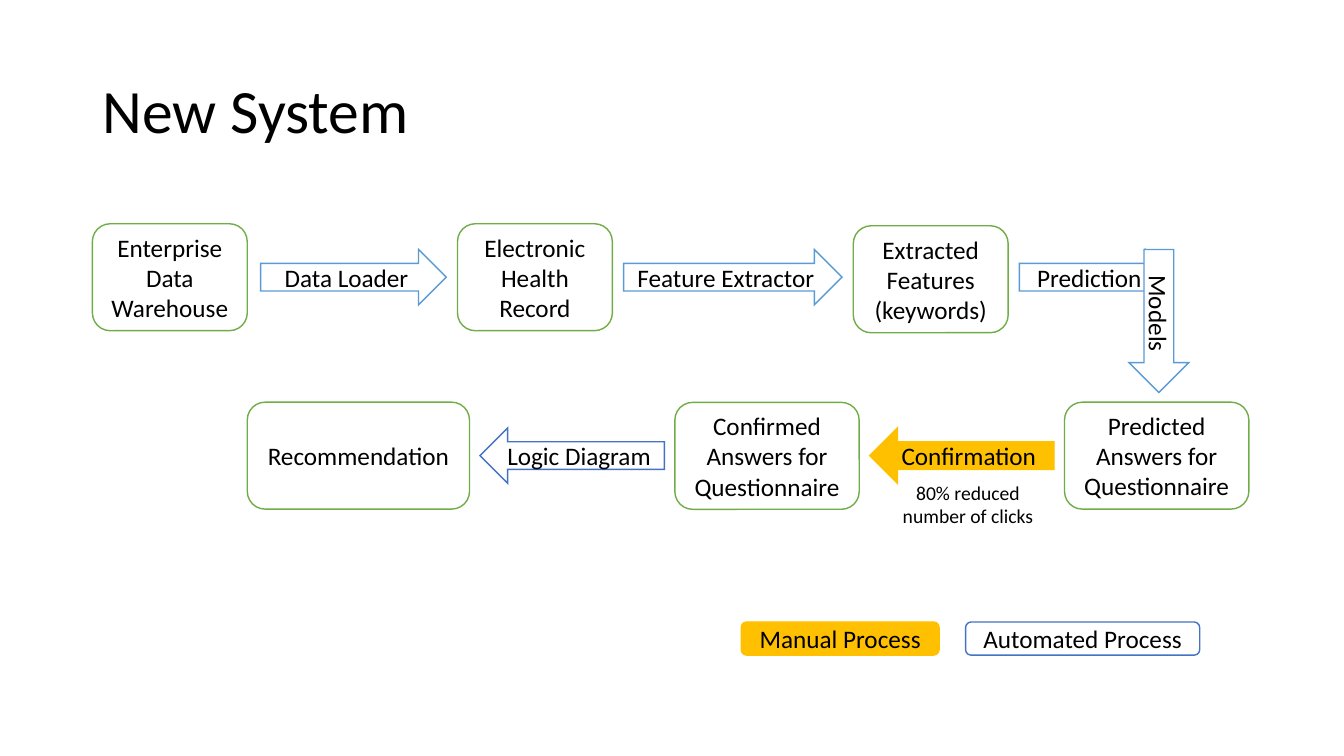
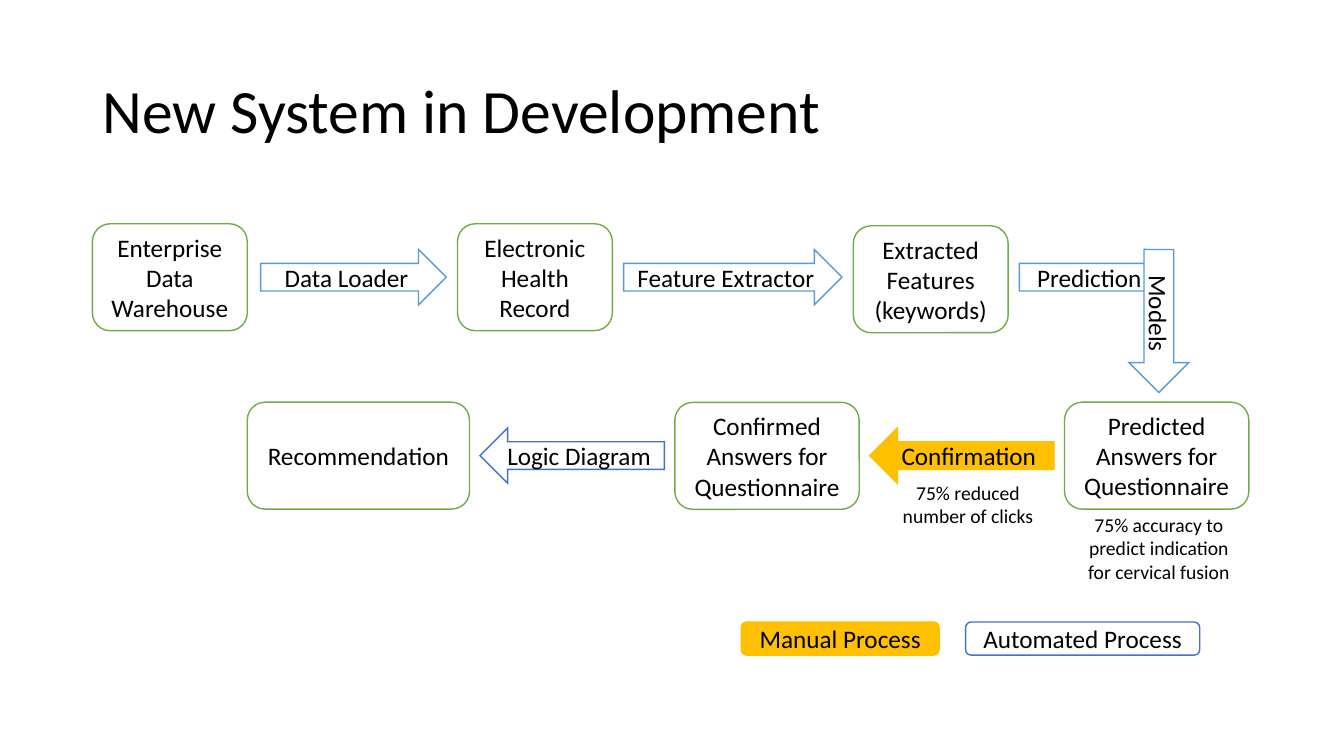
Before and after one commit to MGH-LMIC/PDS_public, a slide deck: slide 5 of PDS_overview_Apr2019.pptx (slide 3 before the commit). Drawn at 1344x756 pixels with LibreOffice and Linux fonts; fonts in the diff are those of the drawing. Boxes give left, top, right and bottom in pixels: in the first picture for what was removed or moved away, otherwise in the second. Text is boxed around its words. In the diff, an @@ line names an element or a change of style, - is before the commit and + after.

```diff
--- a/PDS_overview_Apr2019.pptx
+++ b/PDS_overview_Apr2019.pptx
@@ title at [102, 90, 820, 143]: text changed @@
-New System
+New System in Development
@@ text at [903, 486, 1033, 523]: text changed @@
-80% reduced number of clicks
+75% reduced number of clicks
@@ text added at [1088, 518, 1229, 579], 14 pt, text #000000 @@
+75% accuracy to predict indication for cervical fusion
```
Also in this commit, not shown: 2 other slides changed, 3 slides added.
